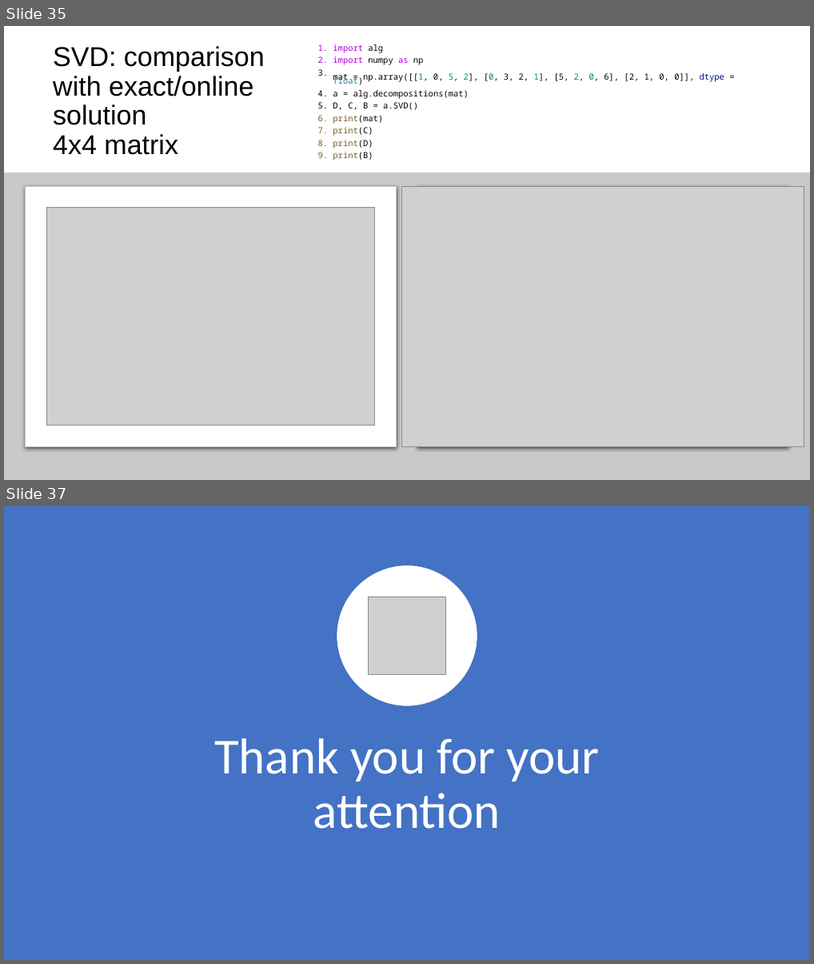
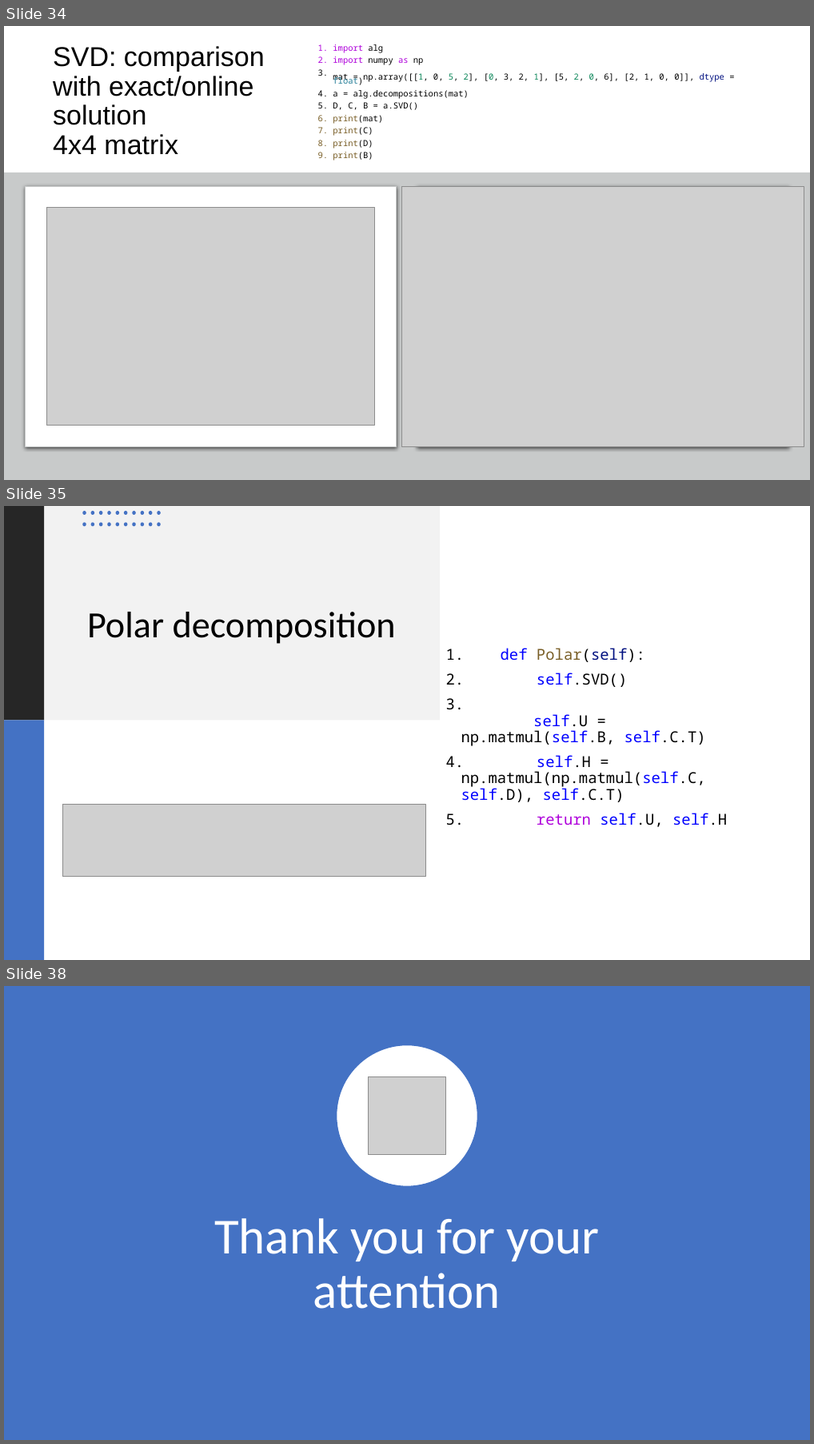
Before and after one commit to netalydana28/Python2, a slide deck: project3/algebra.pptx. Shown one above the other, each under a label of ours: slides 35 and 37 before the commit, slides 34, 35 and 38 after it; the slides between them are not shown. The pictures are 814x964 and 814x1444 pixels, drawn with LibreOffice and Linux fonts; fonts in the diff are those of the drawing; grey boxes stand for pictures. Boxes give left, top, right and bottom in pixels: in the first picture for what was removed or moved away, otherwise in the second. Text is boxed around its words. In the diff, an @@ line names an element or a change of style, - is before the commit and + after.

```diff
--- a/project3/algebra.pptx
+++ b/project3/algebra.pptx
@@ slide 35 added at <box>4,506,810,960</box>, background #FFFFFF @@
@@ rectangle added at <box>4,506,440,720</box>, fill #F2F2F2 @@
@@ rectangle added at <box>4,506,44,720</box>, fill #262626 @@
@@ group added at <box>82,511,161,526</box>: 20 ellipses @@
@@ title added at <box>87,612,396,644</box>, 44 pt, text #000000 @@
+Polar decomposition
@@ text added at <box>462,648,727,827</box>, 18 pt, text #000000 @@
+1. def Polar(self):
+2. self.SVD()
+3. self.U = np.matmul(self.B, self.C.T)
+4. self.H = np.matmul(np.matmul(self.C, self.D), self.C.T)
+5. return self.U, self.H
@@ rectangle added at <box>4,720,44,960</box>, fill #4472C4 @@
@@ picture added at <box>62,804,426,876</box> @@
@@ what was slide 35 is now slide 34 @@
@@ what was slide 37 is now slide 38 @@
```
Also in this commit, not shown: 4 slides changed, 1 other slide added, 1 slide removed, 2 other files.
